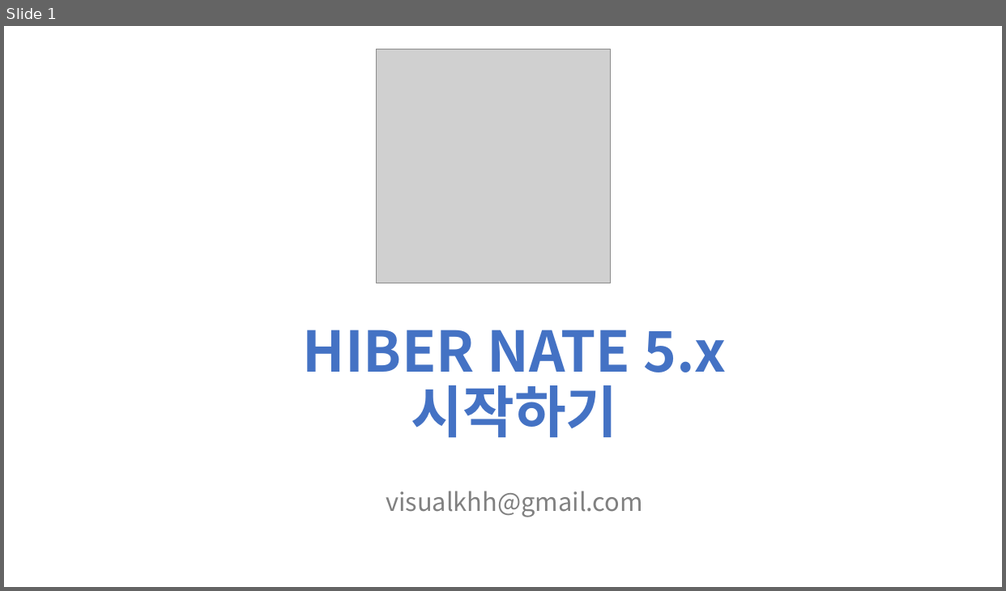
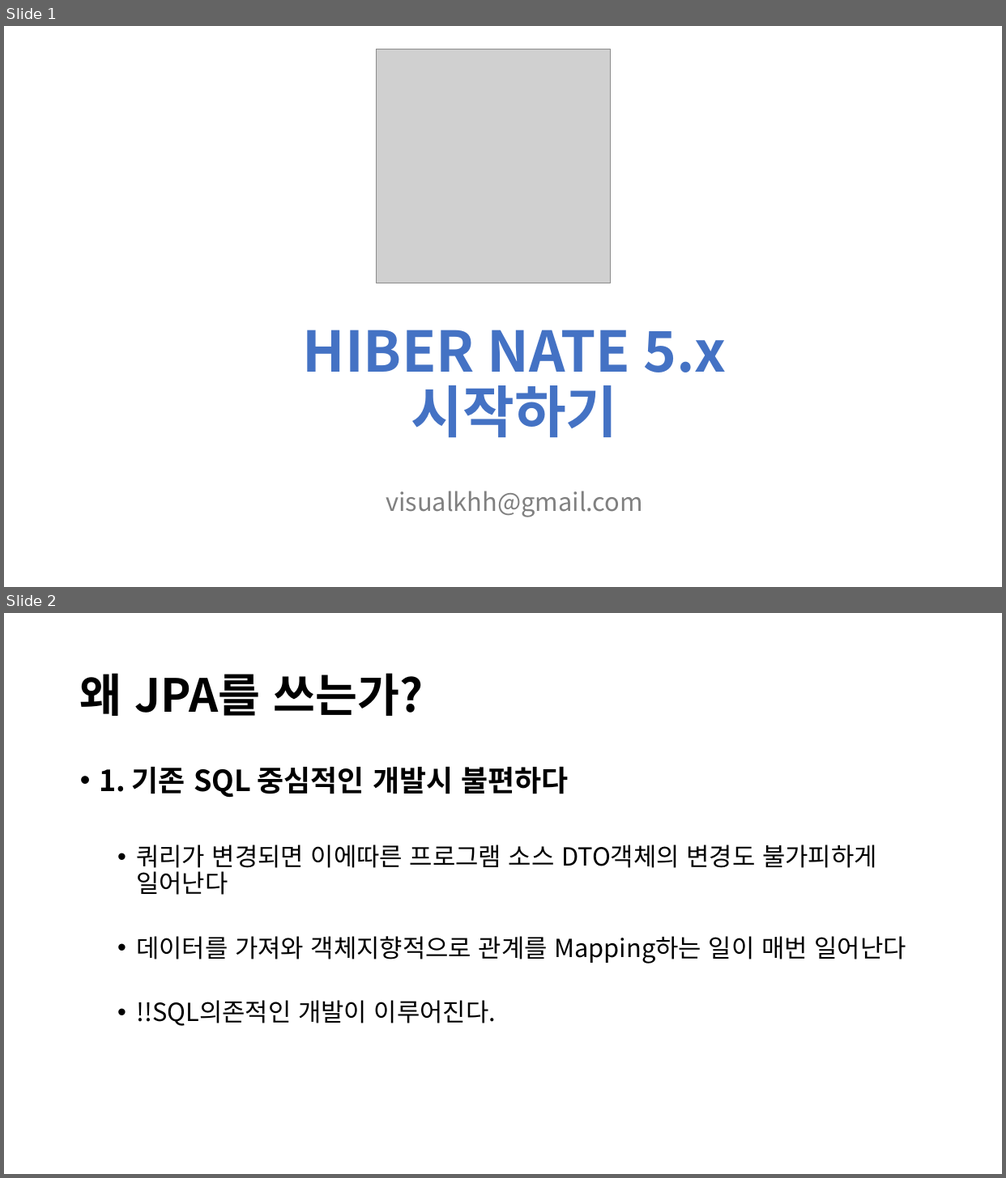
Before and after one commit to visualkhh/book-hibernate, a slide deck: hibernate5.x.pptx. Shown one above the other, each under a label of ours: slide 1 before the commit, slides 1 and 2 after it. The pictures are 1006x591 and 1006x1178 pixels, drawn with LibreOffice and Linux fonts; fonts in the diff are those of the drawing; grey boxes stand for pictures. Boxes give left, top, right and bottom in pixels: in the first picture for what was removed or moved away, otherwise in the second. Text is boxed around its words. In the diff, an @@ line names an element or a change of style, - is before the commit and + after.

```diff
--- a/hibernate5.x.pptx
+++ b/hibernate5.x.pptx
@@ slide 2 added at bbox=[4, 613, 1002, 1174], background #FFFFFF @@
@@ title added at bbox=[80, 673, 423, 716], 44 pt, text #000000, bold @@
+왜 JPA를 쓰는가?
@@ text added at bbox=[99, 767, 906, 1026], 24 pt, text #000000 @@
+• 1. 기존 SQL 중심적인 개발시 불편하다
+  • 쿼리가 변경되면 이에따른 프로그램 소스 DTO객체의 변경도 불가피하게 일어난다
+  • 데이터를 가져와 객체지향적으로 관계를 Mapping하는 일이 매번 일어난다
+  • !!SQL의존적인 개발이 이루어진다.
```
Also in this commit, not shown: 1 slide changed, 5 other slides added.
